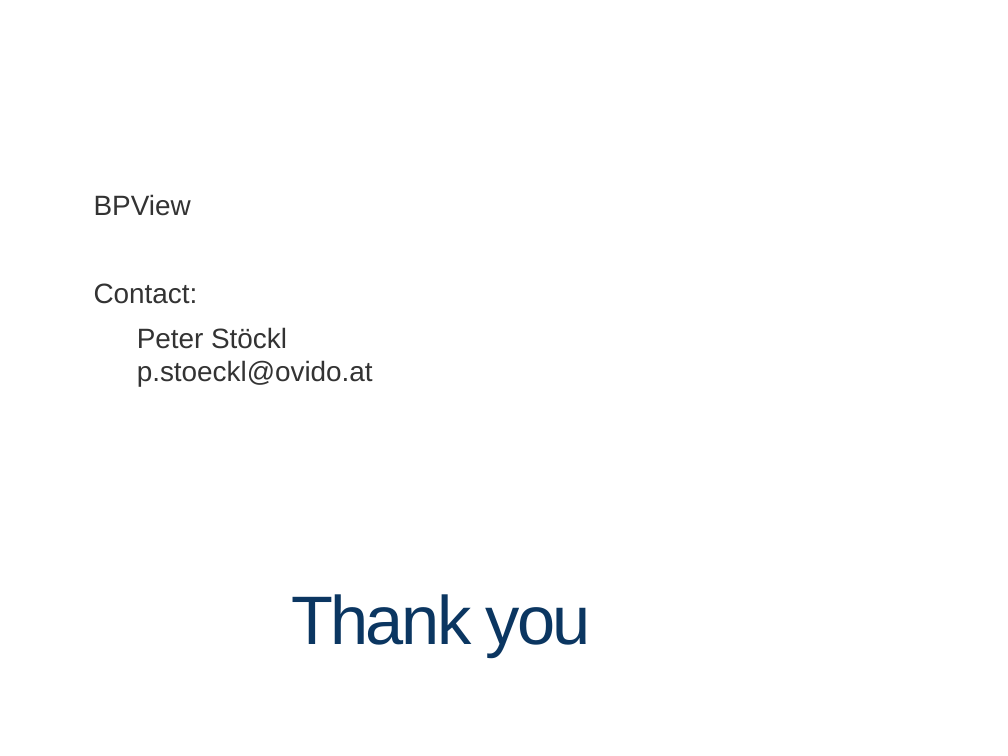
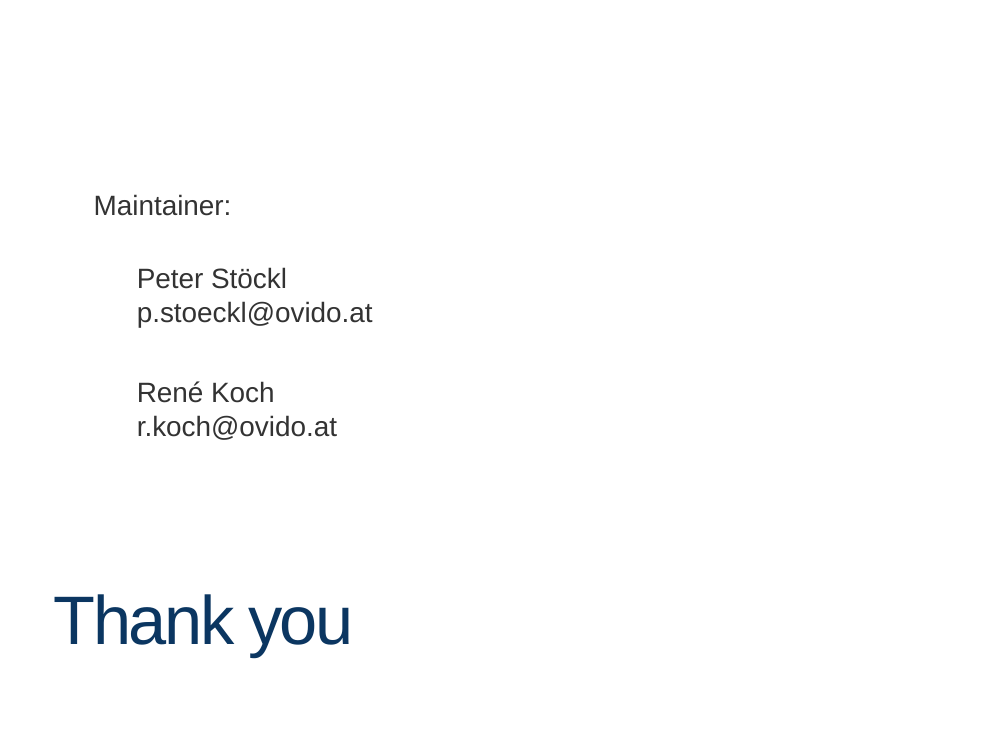
Before and after one commit to BPView/BPView, a slide deck: slide 10 of docs/BPView - The_Project.odp. Drawn at 1008x756 pixels with LibreOffice and Linux fonts; fonts in the diff are those of the drawing; background and template pictures are left out. Boxes give left, top, right and bottom in pixels: in the first picture for what was removed or moved away, otherwise in the second. Text is boxed around its words. In the diff, an @@ line names an element or a change of style, - is before the commit and + after.

```diff
--- a/docs/BPView - The_Project.odp
+++ b/docs/BPView - The_Project.odp
@@ text at (94,194,232,216): text changed @@
-BPView
-Contact:
+Maintainer:
@@ text at (137,381,337,440): paragraph added @@
+  René Koch
+  r.koch@ovido.at
@@ title "Thank you" at (54,594,353,657): alignment centre to left @@
```
Also in this commit, not shown: 5 other slides changed, 1 slide added, 1 slide removed, 3 other files.
